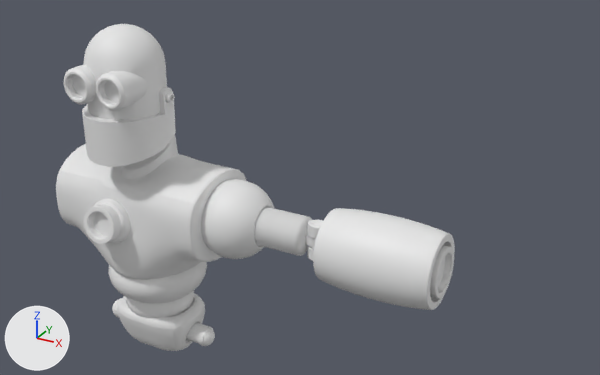
What one commit did to the Blender file Robo/robo.blend.
Before and after are seen from a 50 mm lens placed at (2.7, -3.11, 4.74), pointed at (0.84, 0.27, 3.05). Every picture has the same lights, and +X, +Y and +Z are marked at lower left.

Objects in the first picture: 'Arm', 'Cylinder', 'Head', 'Hip', 'Spine', 'Torso'.
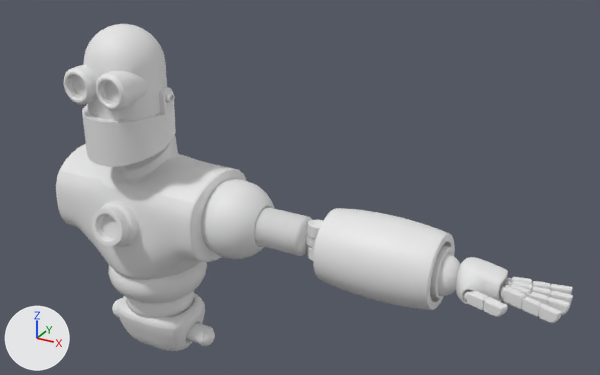
Where the newer file only moved an object's origin or applied its transform, the numbers keep the older frame.

Diff of the bpy script that builds the scene:
```diff
--- a/Robo/robo.blend.py
+++ b/Robo/robo.blend.py
@@ me_cube_001 @@
 me_cube_001.from_pydata(...)  # 350 vertices, 338 faces; spans x -2.45..2.44, y -2.11..1.65, z -1.91..2.13
 # used by ob_torso; location = (0.0, 0.139, 2.851); scale = (0.189, 0.189, 0.189)
+# me_cube_001 part 1: the loose piece of 108 vertices spanning x -1.04..0.39, y -2.11..-0.23, z -1.02..0.6 is moved by (0.29, 0.0, 0.0)
@@ ob_cube_011 @@
+ob_cube_011 = bpy.data.objects.new('Cube.011', me_cube_036)  # 530 vertices, 550 faces; spans x -0.0313..0.1021, y -0.0774..-0.0322, z -0.0391..0.0189
+ob_cube_011.location = (1.918, 0.066, 2.83)
+ob_cube_011.rotation_euler = (0.000866, -0.0203, -0.348)  # degrees (0, -1.2, -20)
@@ ob_cube_010 @@
+ob_cube_010 = bpy.data.objects.new('Cube.010', me_cube_035)  # 530 vertices, 550 faces; spans x -0.1143..0.0045, y -0.0781..-0.0329, z -0.038..0.02
+ob_cube_010.location = (1.918, 0.066, 2.83)
+ob_cube_010.rotation_euler = (0.000866, -0.0203, -0.348)  # degrees (0, -1.2, -20)
@@ ob_cube_009 @@
+ob_cube_009 = bpy.data.objects.new('Cube.009', me_cube_033)  # 530 vertices, 550 faces; spans x 0.0125..0.1357, y -0.0518..-0.021, z -0.0615..-0.0011
+ob_cube_009.location = (2.098, 0.085, 2.873)
+ob_cube_009.rotation_euler = (0.0, 0.0, -0.315)  # degrees (0, 0, -18)
@@ ob_cube_008 @@
+ob_cube_008 = bpy.data.objects.new('Cube.008', me_cube_032)  # 530 vertices, 550 faces; spans x -0.1594..-0.0362, y -0.0523..-0.0215, z -0.0604..0.006
+ob_cube_008.location = (2.098, 0.085, 2.873)
+ob_cube_008.rotation_euler = (0.0, 0.0, -0.315)  # degrees (0, 0, -18)
@@ ob_cube_007 @@
+ob_cube_007 = bpy.data.objects.new('Cube.007', me_cube_031)  # 530 vertices, 550 faces; spans x -0.0642..0.0455, y -0.0523..-0.0215, z -0.0604..0.0
+ob_cube_007.location = (2.098, 0.085, 2.873)
+ob_cube_007.rotation_euler = (0.0, 0.0, -0.315)  # degrees (0, 0, -18)
@@ ob_cube_006 @@
+ob_cube_006 = bpy.data.objects.new('Cube.006', me_cube_030)  # 530 vertices, 550 faces; spans x 0.0087..0.1322, y -0.0549..-0.0243, z -0.0615..-0.0011
+ob_cube_006.location = (2.108, 0.147, 2.873)
+ob_cube_006.rotation_euler = (0.0, 0.0, -0.0843)  # degrees (0, 0, -4.8)
@@ ob_cube_005 @@
+ob_cube_005 = bpy.data.objects.new('Cube.005', me_cube_029)  # 530 vertices, 550 faces; spans x -0.1635..-0.04, y -0.0554..-0.0248, z -0.0604..0.006
+ob_cube_005.location = (2.108, 0.147, 2.873)
+ob_cube_005.rotation_euler = (0.0, 0.0, -0.0843)  # degrees (0, 0, -4.8)
@@ ob_cube_004 @@
+ob_cube_004 = bpy.data.objects.new('Cube.004', me_cube_028)  # 530 vertices, 550 faces; spans x -0.0681..0.0418, y -0.0554..-0.0248, z -0.0604..0.0
+ob_cube_004.location = (2.108, 0.147, 2.873)
+ob_cube_004.rotation_euler = (0.0, 0.0, -0.0843)  # degrees (0, 0, -4.8)
@@ ob_cube_003 @@
+ob_cube_003 = bpy.data.objects.new('Cube.003', me_cube_027)  # 530 vertices, 550 faces; spans x -0.0002..0.1222, y -0.0754..-0.0441, z -0.0697..-0.0093
+ob_cube_003.location = (2.086, 0.272, 2.881)
+ob_cube_003.rotation_euler = (0.0, 0.0, 0.184)  # degrees (0, 0, 11)
@@ ob_cube_002 @@
+ob_cube_002 = bpy.data.objects.new('Cube.002', me_cube_026)  # 530 vertices, 550 faces; spans x -0.1709..-0.0485, y -0.0759..-0.0446, z -0.0686..-0.0022
+ob_cube_002.location = (2.086, 0.272, 2.881)
+ob_cube_002.rotation_euler = (0.0, 0.0, 0.184)  # degrees (0, 0, 11)
@@ ob_cube_001 @@
+ob_cube_001 = bpy.data.objects.new('Cube.001', me_cube_025)  # 530 vertices, 550 faces; spans x -0.0763..0.0326, y -0.0759..-0.0446, z -0.0686..-0.0082
+ob_cube_001.location = (2.086, 0.272, 2.881)
+ob_cube_001.rotation_euler = (0.0, 0.0, 0.184)  # degrees (0, 0, 11)
@@ ob_cube_018 @@
+ob_cube_018 = bpy.data.objects.new('Cube.018', me_cube_021)  # 530 vertices, 550 faces; spans x 0.007..0.1303, y -0.0348..-0.0041, z -0.0562..0.0042
+ob_cube_018.location = (2.102, 0.181, 2.868)
+ob_cube_018.rotation_euler = (0.0, 0.0, 0.0434)  # degrees (0, 0, 2.5)
@@ ob_cube_017 @@
+ob_cube_017 = bpy.data.objects.new('Cube.017', me_cube_020)  # 530 vertices, 550 faces; spans x -0.165..-0.0417, y -0.0354..-0.0046, z -0.0551..0.0113
+ob_cube_017.location = (2.102, 0.181, 2.868)
+ob_cube_017.rotation_euler = (0.0, 0.0, 0.0434)  # degrees (0, 0, 2.5)
@@ ob_cube_016 @@
+ob_cube_016 = bpy.data.objects.new('Cube.016', me_cube_019)  # 530 vertices, 550 faces; spans x -0.0697..0.04, y -0.0353..-0.0046, z -0.0551..0.0053
+ob_cube_016.location = (2.102, 0.181, 2.868)
+ob_cube_016.rotation_euler = (0.0, 0.0, 0.0434)  # degrees (0, 0, 2.5)
@@ ob_cube @@
+ob_cube = bpy.data.objects.new('Cube', me_cube_003)  # 232 vertices, 238 faces; spans x -0.252..0.142, y -0.116..0.098, z -0.12..0.091; modifiers SUBSURF
+ob_cube.location = (1.809, 0.14, 2.855)
```

Location of each change, (x1, y1, x2, y2) in pixels of the pictures (600 x 375 px; the box of a moved part takes in the faces that stretch with it):
'Cube', added
    after: (438, 253, 508, 304)
'Cube.008', added
    after: (499, 287, 525, 309)
'Cube.011', added
    after: (483, 297, 508, 317)
'Cube.009', added
    after: (538, 304, 562, 323)
'Cube.010', added
    after: (463, 290, 488, 310)
'Cube.007', added
    after: (522, 297, 542, 317)
'Cube.006', added
    after: (547, 297, 571, 315)
'Cube.018', added
    after: (550, 290, 573, 303)
'Cube.003', added
    after: (550, 284, 572, 294)
'Cube.004', added
    after: (529, 292, 549, 305)
'Cube.017', added
    after: (503, 281, 533, 294)
'Cube.005', added
    after: (504, 285, 531, 298)
'Cube.016', added
    after: (531, 286, 551, 297)
'Cube.002', added
    after: (503, 277, 532, 286)
'Cube.001', added
    after: (532, 281, 551, 290)
part 1 of me_cube_001, moved or reshaped
    before: (84, 199, 130, 244)
    after: (92, 201, 139, 247)
